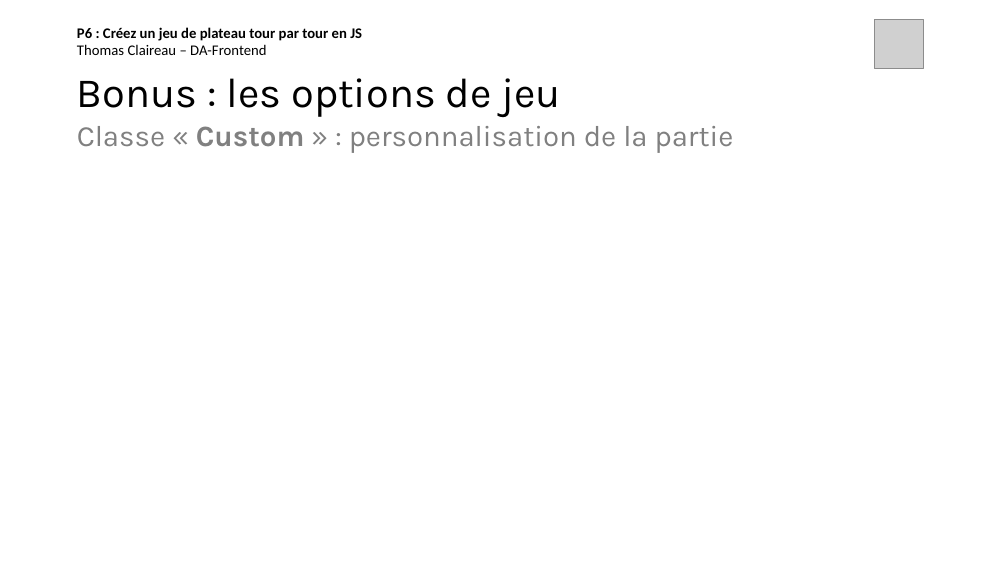
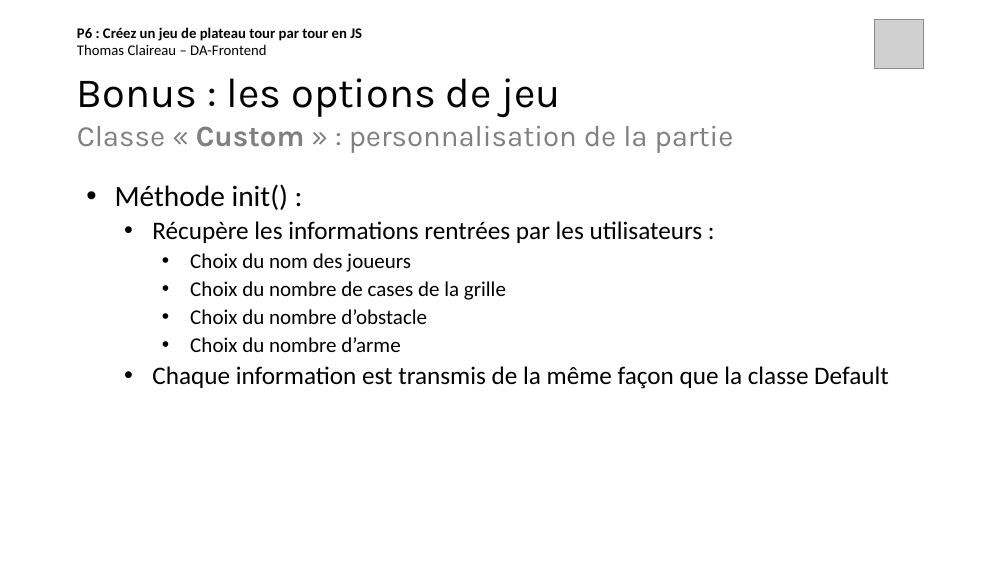
Before and after one commit to thomas-claireau/P6-Openclassrooms, a slide deck: slide 14 of Présentation P6 - OpenClassrooms.pptx. Drawn at 1008x567 pixels with LibreOffice and Linux fonts; fonts in the diff are those of the drawing; grey boxes stand for pictures. Boxes give left, top, right and bottom in pixels: in the first picture for what was removed or moved away, otherwise in the second. Text is boxed around its words. In the diff, an @@ line names an element or a change of style, - is before the commit and + after.

```diff
--- a/Présentation P6 - OpenClassrooms.pptx
+++ b/Présentation P6 - OpenClassrooms.pptx
@@ text added at [115,184,889,389], 24 pt, text #000000 @@
+• Méthode init() :
+  • Récupère les informations rentrées par les utilisateurs :
+    • Choix du nom des joueurs
+    • Choix du nombre de cases de la grille
+    • Choix du nombre d’obstacle
+    • Choix du nombre d’arme
+  • Chaque information est transmis de la même façon que la classe Default
```
Also in this commit, not shown: 3 other slides changed.
